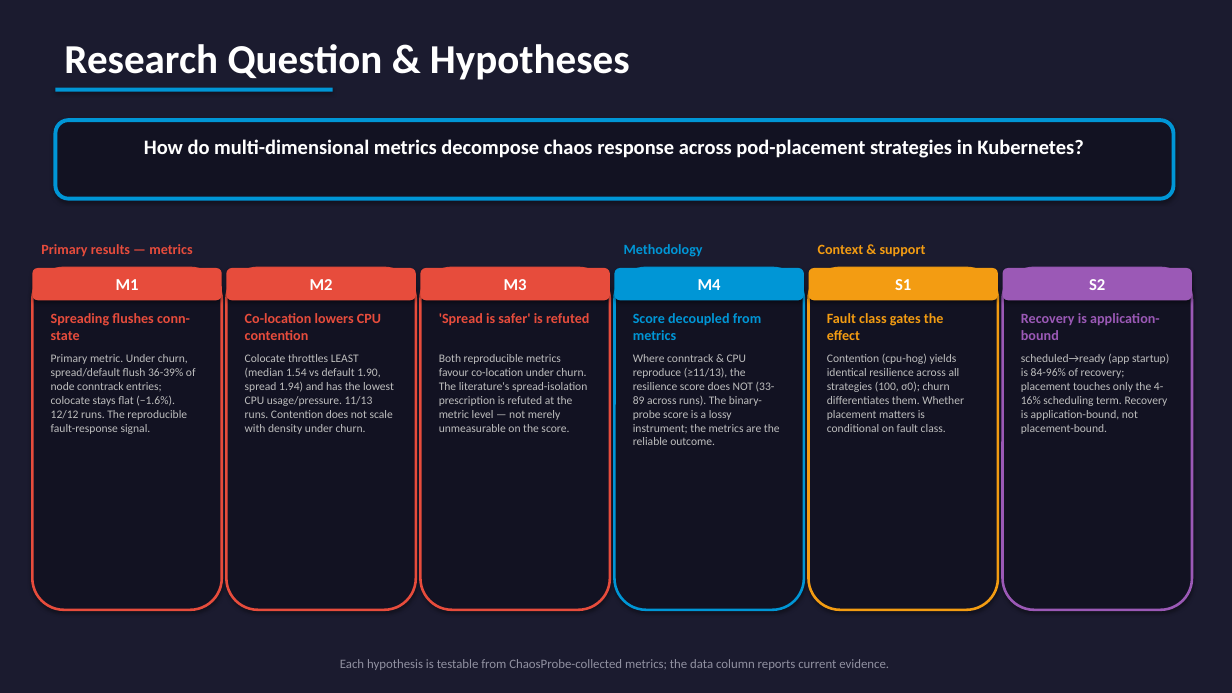
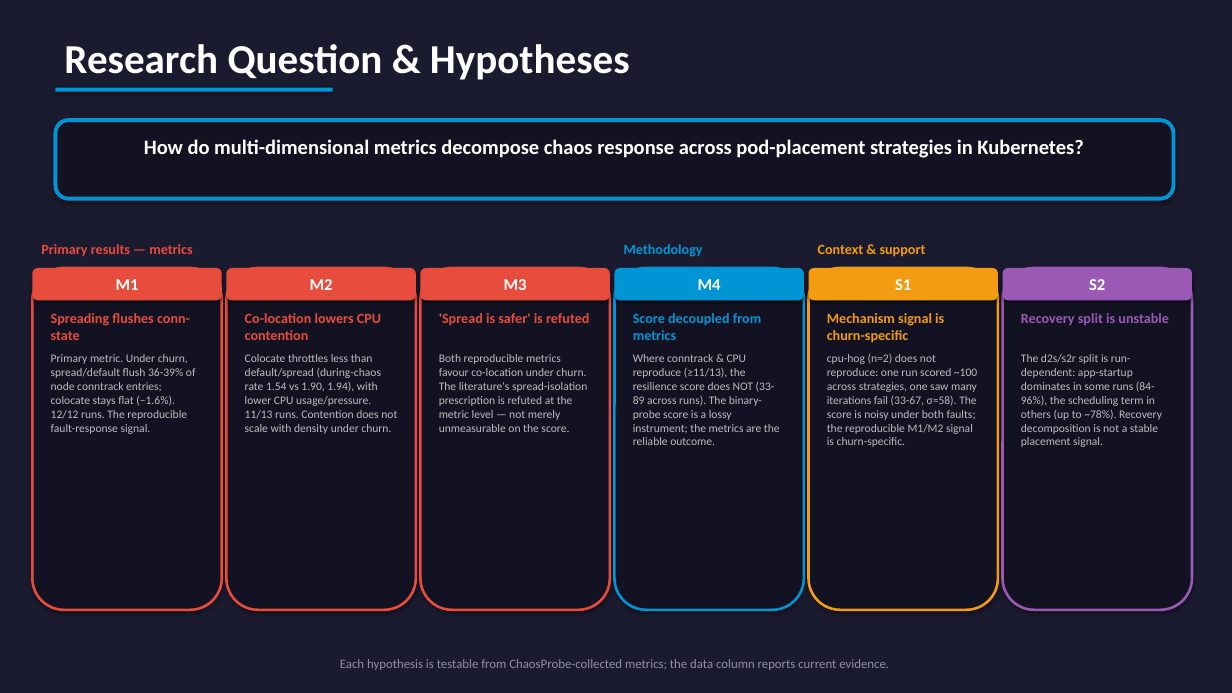
Before and after one commit to yhu02/uva-msc-thesis, a slide deck: slide 3 of ChaosProbe_Presentation.pptx. Drawn at 1232x693 pixels with LibreOffice and Linux fonts; fonts in the diff are those of the drawing. Boxes give left, top, right and bottom in pixels: in the first picture for what was removed or moved away, otherwise in the second. Text is boxed around its words. In the diff, an @@ line names an element or a change of style, - is before the commit and + after.

```diff
--- a/ChaosProbe_Presentation.pptx
+++ b/ChaosProbe_Presentation.pptx
@@ text at [827, 313, 944, 343]: text changed @@
-Fault class gates the effect
+Mechanism signal is churn-specific
@@ text at [1021, 313, 1169, 325]: text changed @@
-Recovery is application-bound
+Recovery split is unstable
@@ text at [245, 354, 397, 434]: text changed @@
-Colocate throttles LEAST (median 1.54 vs default 1.90, spread 1.94) and has the lowest CPU usage/pressure. 11/13 runs. Contention does not scale with density under churn.
+Colocate throttles less than default/spread (during-chaos rate 1.54 vs 1.90, 1.94), with lower CPU usage/pressure. 11/13 runs. Contention does not scale with density under churn.
@@ text at [827, 354, 977, 447]: text changed @@
-Contention (cpu-hog) yields identical resilience across all strategies (100, σ0); churn differentiates them. Whether placement matters is conditional on fault class.
+cpu-hog (n=2) does not reproduce: one run scored ~100 across strategies, one saw many iterations fail (33-67, σ≈58). The score is noisy under both faults; the reproducible M1/M2 signal is churn-specific.
@@ text at [1021, 354, 1162, 447]: text changed @@
-scheduled→ready (app startup) is 84-96% of recovery; placement touches only the 4-16% scheduling term. Recovery is application-bound, not placement-bound.
+The d2s/s2r split is run-dependent: app-startup dominates in some runs (84-96%), the scheduling term in others (up to ~78%). Recovery decomposition is not a stable placement signal.
```
Also in this commit, not shown: 9 other slides changed, 3 other files.
